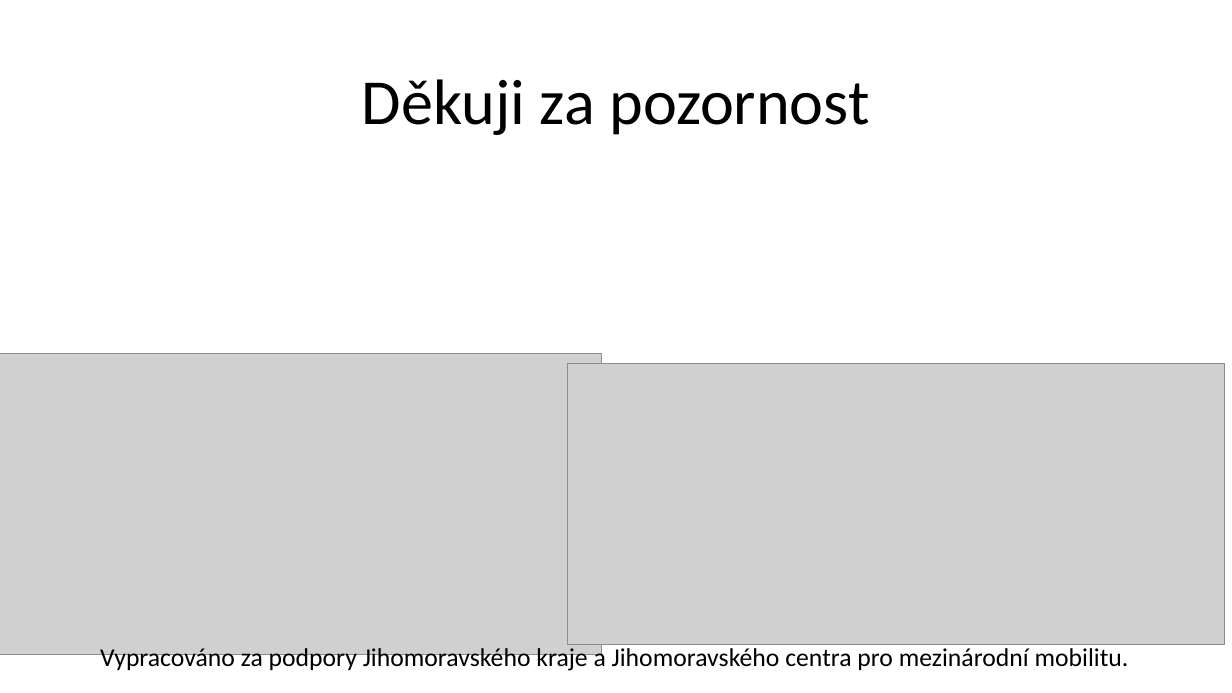
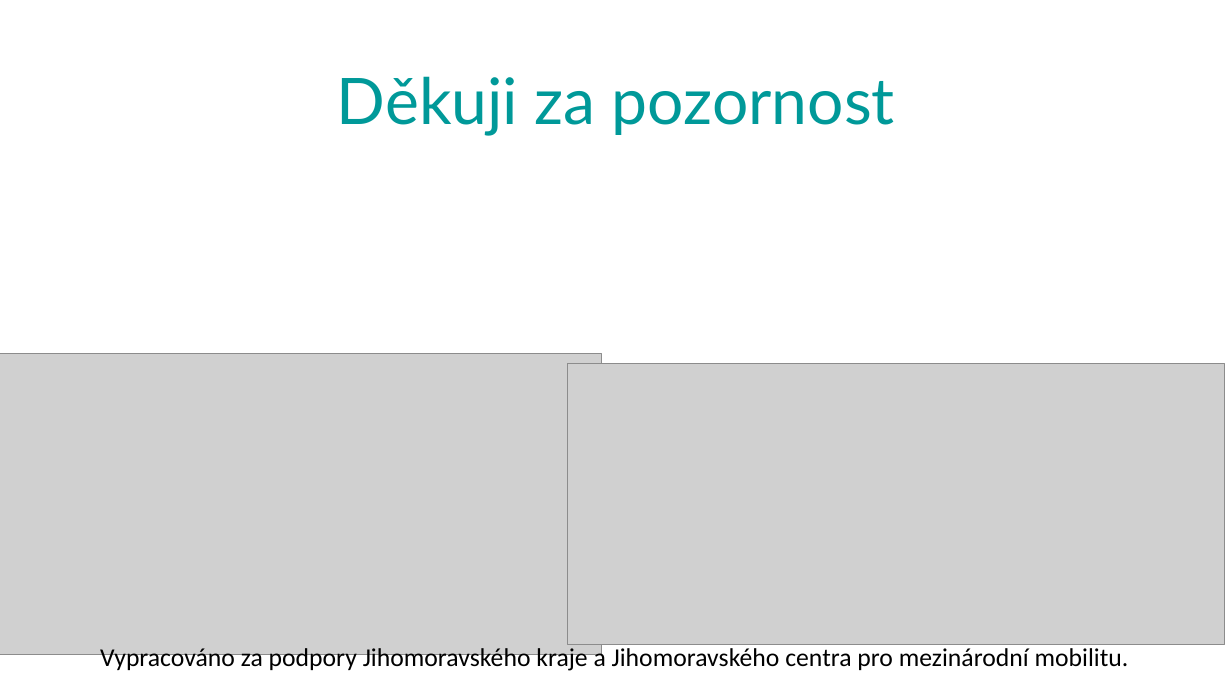
Before and after one commit to Hellpetros/SOC-2020-TEXT, a slide deck: slide 23 of PRESENTATION/SOČ-2020-PREZENTACE-ŠKOLNÍ_KOLO/ŠKOLNÍ KOLO.pptx (slide 20 before the commit). Drawn at 1232x693 pixels with LibreOffice and Linux fonts; fonts in the diff are those of the drawing; grey boxes stand for pictures. Boxes give left, top, right and bottom in pixels: in the first picture for what was removed or moved away, otherwise in the second. Text is boxed around its words. In the diff, an @@ line names an element or a change of style, - is before the commit and + after.

```diff
--- a/PRESENTATION/SOČ-2020-PREZENTACE-ŠKOLNÍ_KOLO/ŠKOLNÍ KOLO.pptx
+++ b/PRESENTATION/SOČ-2020-PREZENTACE-ŠKOLNÍ_KOLO/ŠKOLNÍ KOLO.pptx
@@ title "Děkuji za pozornost" at [337,76,895,136]: font Calibri to Lato, text colour #000000 to #009999 @@
```
Also in this commit, not shown: 7 other slides changed, 7 slides added, 5 slides removed, 9 other files.
